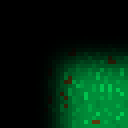
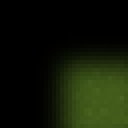
Layer changes from the first 128x128 image to the second:
added layer "grass-tile (1)" above "Layer 1" over 40, 40, 128, 128
